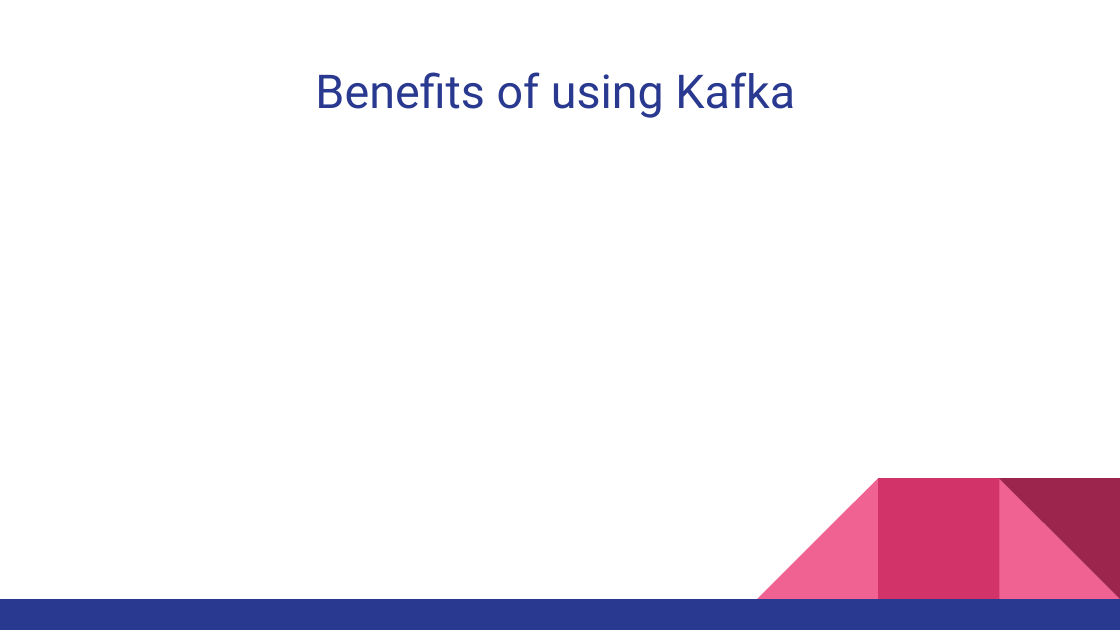
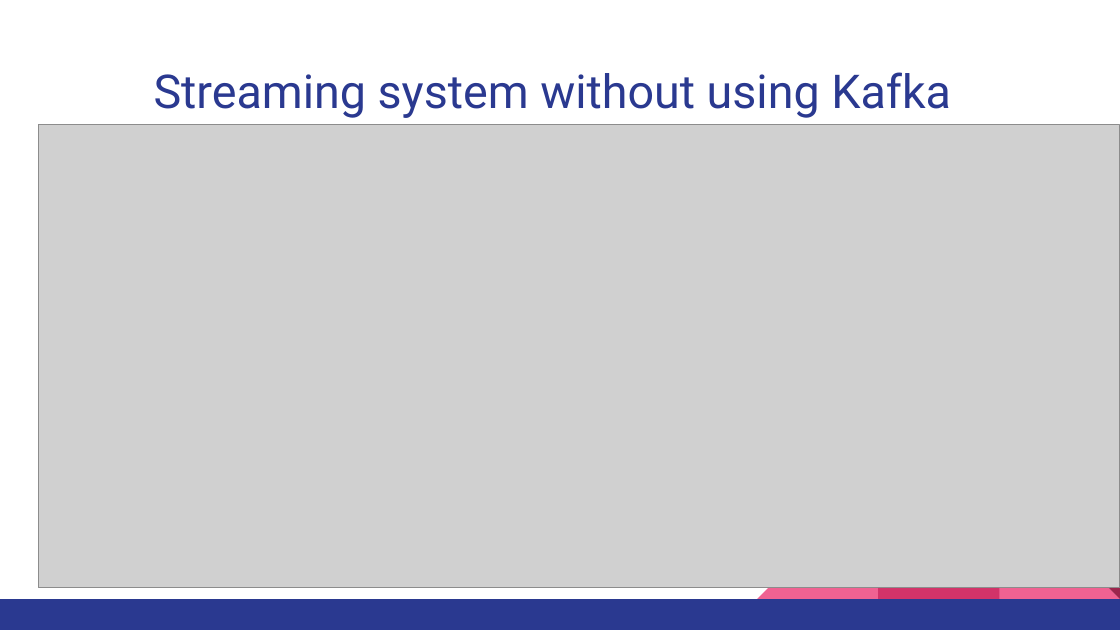
Before and after one commit to sebivenlo/Kafka2019, a slide deck: slide 27 of KafkaWorkshop.pptx (slide 4 before the commit). Drawn at 1120x630 pixels with LibreOffice and Linux fonts; fonts in the diff are those of the drawing; grey boxes stand for pictures. Boxes give left, top, right and bottom in pixels: in the first picture for what was removed or moved away, otherwise in the second. Text is boxed around its words. In the diff, an @@ line names an element or a change of style, - is before the commit and + after.

```diff
--- a/KafkaWorkshop.pptx
+++ b/KafkaWorkshop.pptx
@@ title at (x1=154, y1=72, x2=951, y2=118): text changed @@
-Benefits of using Kafka
+Streaming system without using Kafka
@@ picture added at (x1=38, y1=124, x2=1120, y2=588) @@
```
Also in this commit, not shown: 2 slides added, 2 other files.
